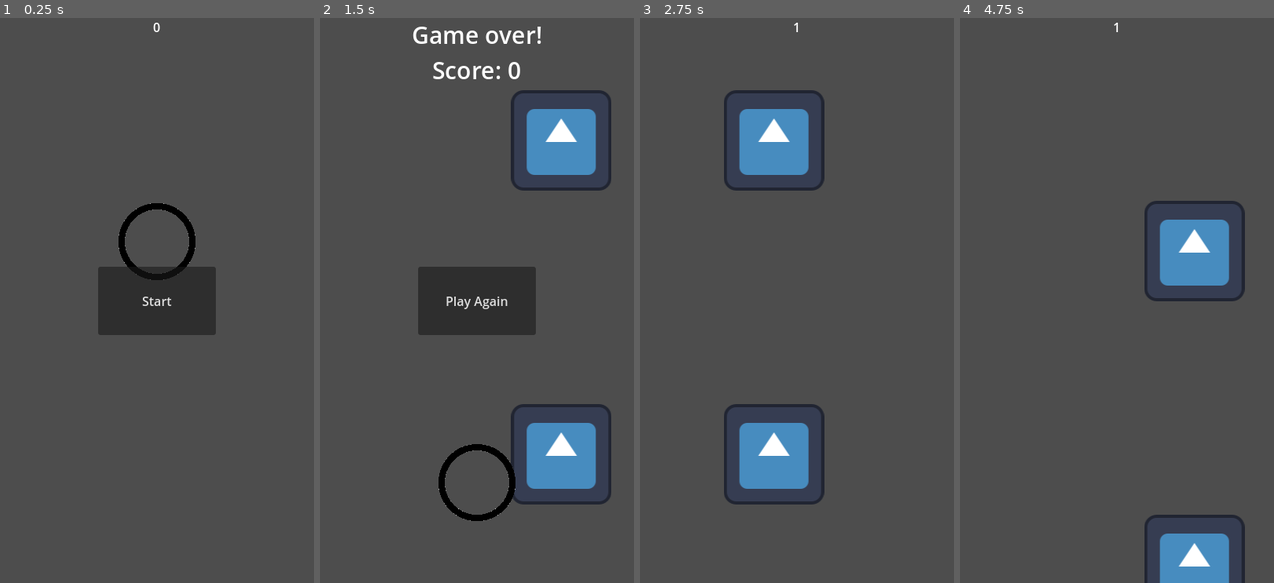
Above: before the commit, frames 1-4 (left to right).
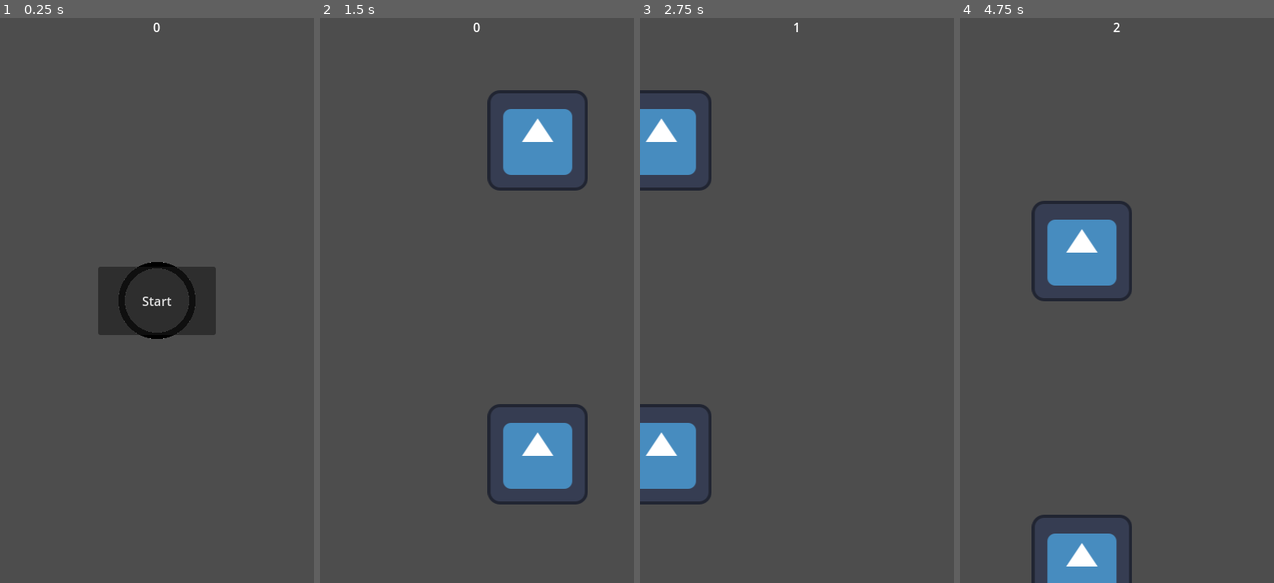
Above: after the commit, the same moments.

Repository: coreypowerdejong/flappy-bird
Game: Godot game, scene res://main.tscn
The game is run twice, just before and just after one commit, with the same random seed, the same clock (stepped at 60 frames per second) and the same inputs. The engine's default icon, where the game draws it, is replaced by a stand-in: a white triangle on a blue panel in a dark square.
Inputs (mouse positions are in pixels of both pictures, inside the frame that each line leads up to):
- Up to frame 1 (0.25 s): no input
- Up to frame 2 (1.5 s): click "Start" at 0.5 s
- Up to frame 3 (2.75 s): tap Space (jump) at 1.52 s; click (797, 300) at 2 s, where only the run before the commit has a clickable "Play Again"
- Up to frame 4 (4.75 s): tap Space (jump) at 3.02, 4.52 s

The runs differ from the first frame. In frame 1, 1.5% of the frame differs, in the area x 37-63%, y 32-57%; in frame 2, 12%, in the area x 29-93%, y 0-90%; in frame 3, 12%; in frame 4, 11%.

Commit message:
Finish game loop

Diff:
--- a/HUD.gd
+++ b/HUD.gd
@@ -12,11 +12,6 @@
 	pause.emit()
 
 
-# Called every frame. 'delta' is the elapsed time since the previous frame.
-func _process(delta):
-	pass
-
-
 func _on_pipe_score_point():
 	score += 1
 	$ScoreLabel.text = str(score)
@@ -25,11 +20,13 @@
 func _on_start_button_pressed():
 	$StartButton.hide()
 	$GameOverLabel.hide()
+	score = 0
+	$ScoreLabel.text = str(score)
 	$ScoreLabel.show()
 	start_game.emit()
 
 
-func _on_pipe_body_entered(body):
+func _on_pipe_body_entered(_body):
 	$StartButton.show()
 	$StartButton.text = "Play Again"
 	$GameOverLabel.text = "Game over!\nScore: " + str(score)
--- a/bird.gd
+++ b/bird.gd
@@ -7,6 +7,13 @@
 # Get the gravity from the project settings to be synced with RigidBody nodes.
 var gravity = ProjectSettings.get_setting("physics/2d/default_gravity")
 
+func reset():
+	var window_size: Vector2 = get_viewport().get_visible_rect().size
+	position = window_size / 2
+	velocity = Vector2.ZERO
+
+func _ready():
+	reset()
 
 func _physics_process(delta):
 	# Add the gravity.
--- a/main.gd
+++ b/main.gd
@@ -17,3 +17,5 @@
 
 func _on_hud_start_game():
 	get_tree().paused = false
+	$bird.reset()
+	$pipe.reset()
--- a/pipe.gd
+++ b/pipe.gd
@@ -4,11 +4,14 @@
 var passed_pipe
 signal score_point
 
+func reset():
+		window_size = get_viewport().get_visible_rect().size
+		position.x = window_size.x + $top_pipe/CollisionShape2D.shape.size.x / 2
+		passed_pipe = false
+
 # Called when the node enters the scene tree for the first time.
 func _ready():
-	position.x = 400 + $top_pipe/CollisionShape2D.shape.size.x / 2
-	window_size = get_viewport().get_visible_rect().size
-	passed_pipe = false
+	reset()
 
 
 # Called every frame. 'delta' is the elapsed time since the previous frame.
